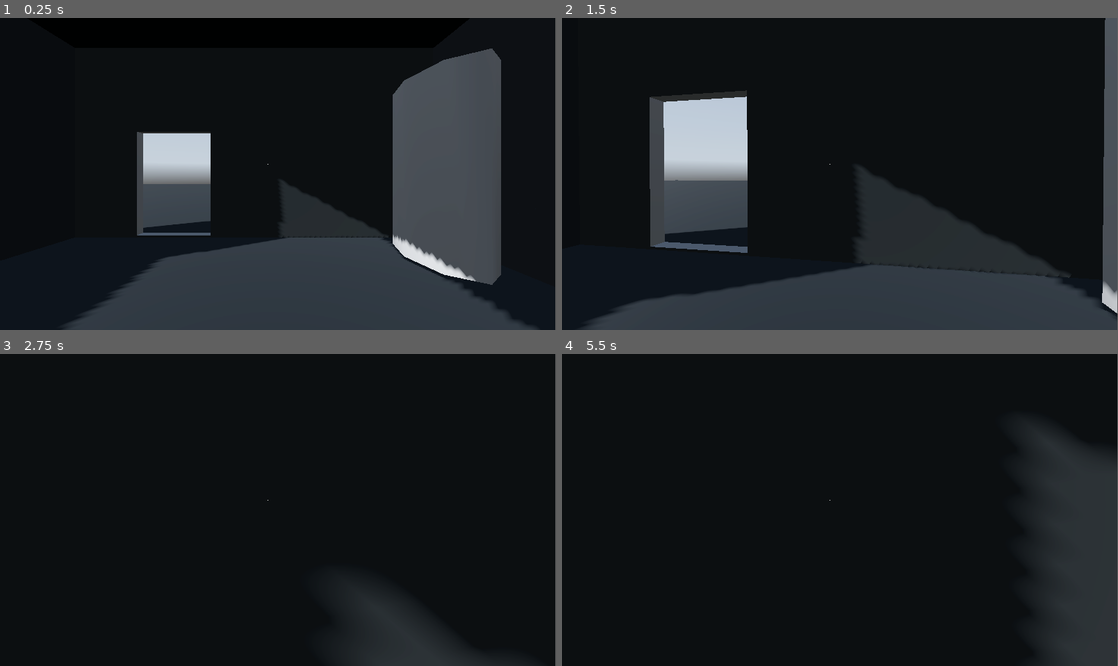
Above: before the commit, frames 1-4 (two rows, left to right).
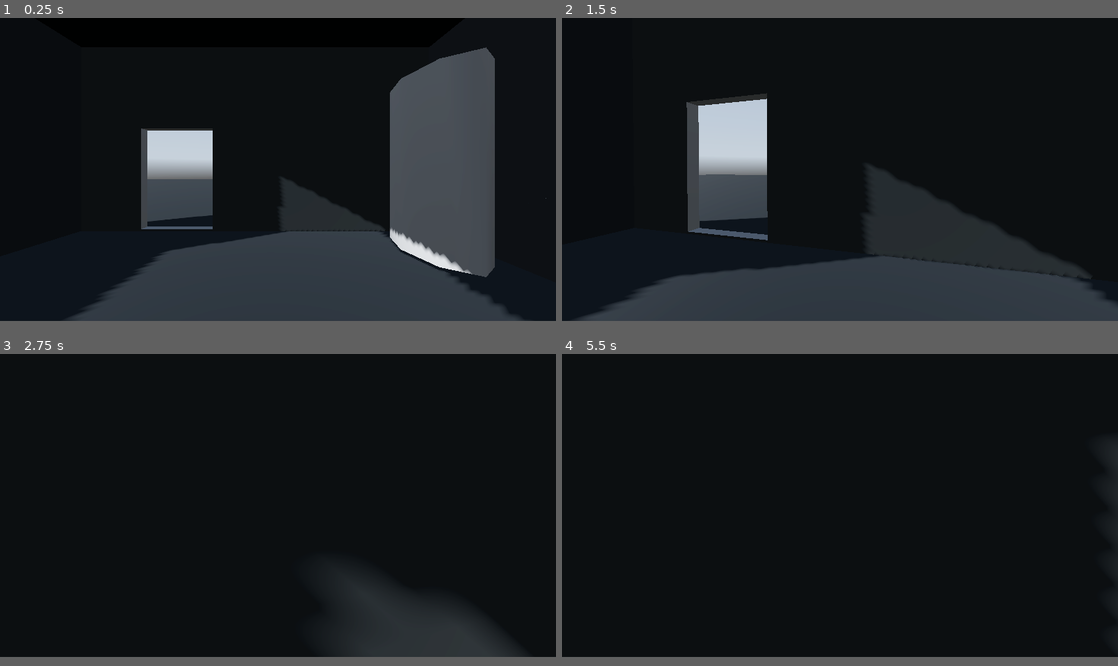
Above: after the commit, the same moments.

Repository: Benicio26/BirdGame
Game: Godot game, scene res://scenes/main.tscn
The game is run twice, just before and just after one commit, with the same random seed, the same clock (stepped at 60 frames per second) and the same inputs. A sky picture missing from this copy of the repository is replaced by a grey-blue gradient.
Inputs (mouse positions are in pixels of both pictures, inside the frame that each line leads up to):
- Up to frame 1 (0.25 s): no input
- Up to frame 2 (1.5 s): tap Enter (ui_accept) at 0.5, 0.77 s; move the mouse to (867, 174) at 0.52 s; hold Ctrl (crouch) 0.53-1.28 s; hold W (move_forward) from 0.53 s (still down); move the mouse to (812, 174) at 1.27 s; right-click (812, 174) at 1.35 s
- Up to frame 3 (2.75 s): keep holding W (move_forward); tap Enter (ui_accept) at 1.52 s; move the mouse to (289, 503) at 2.02 s; hold Shift (sprint) from 2.03 s (still down)
- Up to frame 4 (5.5 s): keep holding W (move_forward); move the mouse to (834, 516) at 2.77 s; release Shift (sprint) at 2.78 s; tap Ctrl (crouch) at 2.85 s; tap Enter (ui_accept) at 3.02, 3.5, 3.77, 4.52 s; move the mouse to (878, 513) at 3.52 s; right-click (878, 513) at 3.6 s; move the mouse to (795, 506) at 4.27 s; tap Shift (sprint) at 4.35 s; move the mouse to (845, 510) at 5.02 s; hold Ctrl (crouch) from 5.03 s (still down)
In our replay, the window is 799x449 before the commit and 800x436 after it. These sizes can differ from the game's own. Grey fills any space a smaller window leaves; there, only what the larger window draws over its background counts as a difference.

The runs differ from the first frame. In frame 1, 5.0% of the frame differs, in the area x 0-100%, y 9-100%; in frame 2, 12%, in the area x 0-100%, y 0-100%; in frame 3, 1.5%; in frame 4, 8.4%.

Commit message:
Update project.godot

Diff:
--- a/project.godot
+++ b/project.godot
@@ -21,7 +21,8 @@
 
 [display]
 
-window/size/mode=1
+window/size/viewport_width=1980
+window/size/viewport_height=1080
 
 [global_group]
 
